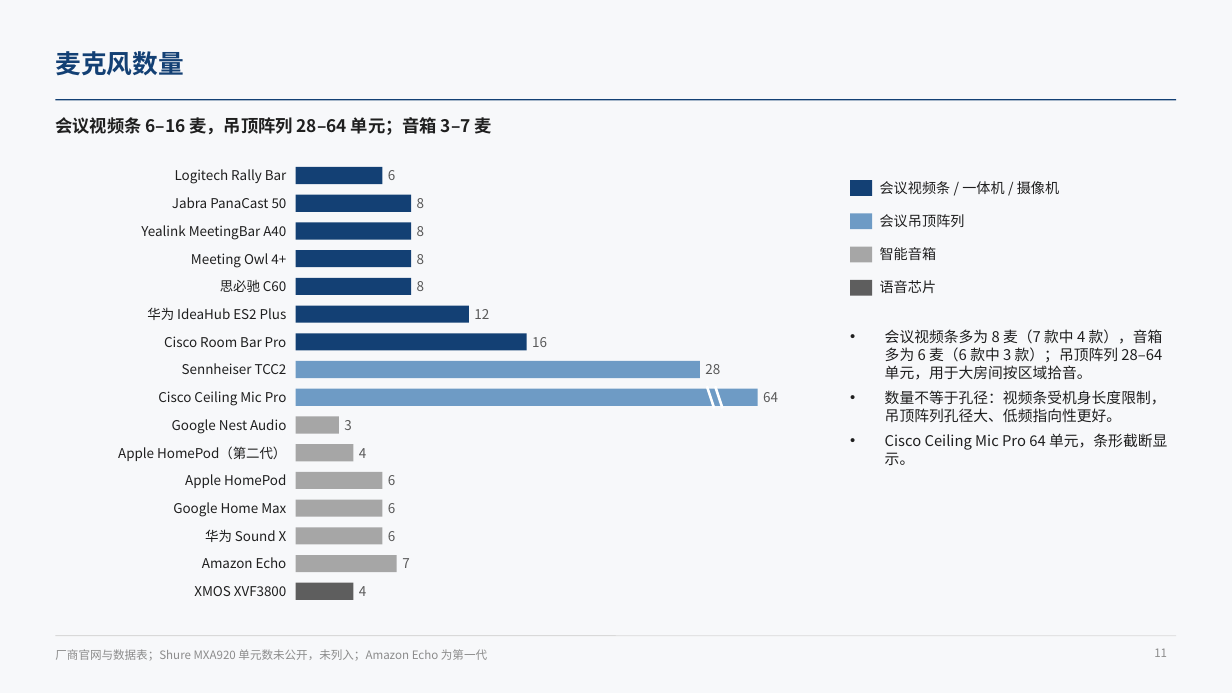
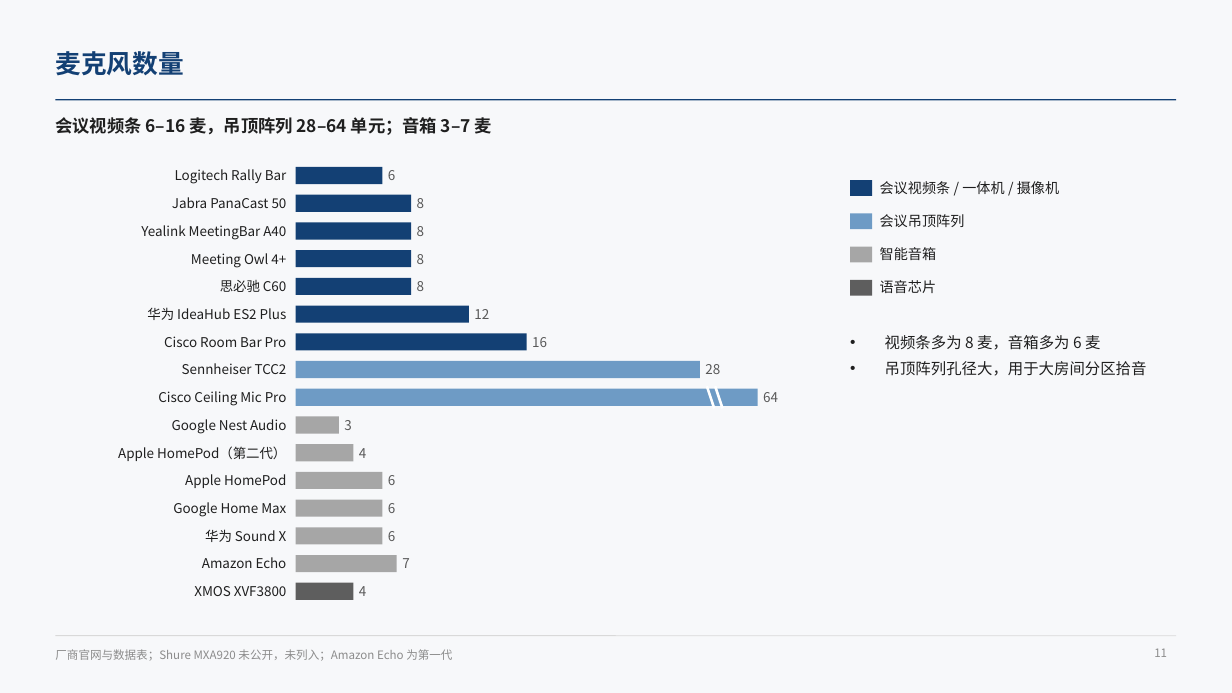
Before and after one commit to ZeroFoxxi/ssl-scene1, a slide deck: slide 11 of 01_场景一_摄像头声源定位/技术总结/声源定位与波束成形技术总结.pptx. Drawn at 1232x693 pixels with LibreOffice and Linux fonts; fonts in the diff are those of the drawing. Boxes give left, top, right and bottom in pixels: in the first picture for what was removed or moved away, otherwise in the second. Text is boxed around its words. In the diff, an @@ line names an element or a change of style, - is before the commit and + after.

```diff
--- a/01_场景一_摄像头声源定位/技术总结/声源定位与波束成形技术总结.pptx
+++ b/01_场景一_摄像头声源定位/技术总结/声源定位与波束成形技术总结.pptx
@@ text at (885,335,1147,376): text changed; size 11.5 to 12 pt @@
-• 会议视频条多为 8 麦（7 款中 4 款），音箱多为 6 麦（6 款中 3 款）；吊顶阵列 28–64 单元，用于大房间按区域拾音。
-• 数量不等于孔径：视频条受机身长度限制，吊顶阵列孔径大、低频指向性更好。
-• Cisco Ceiling Mic Pro 64 单元，条形截断显示。
+• 视频条多为 8 麦，音箱多为 6 麦
+• 吊顶阵列孔径大，用于大房间分区拾音
@@ text at (55,649,452,661): text changed @@
-厂商官网与数据表；Shure MXA920 单元数未公开，未列入；Amazon Echo 为第一代
+厂商官网与数据表；Shure MXA920 未公开，未列入；Amazon Echo 为第一代
```
Also in this commit, not shown: 11 other slides changed, 5 other files.
